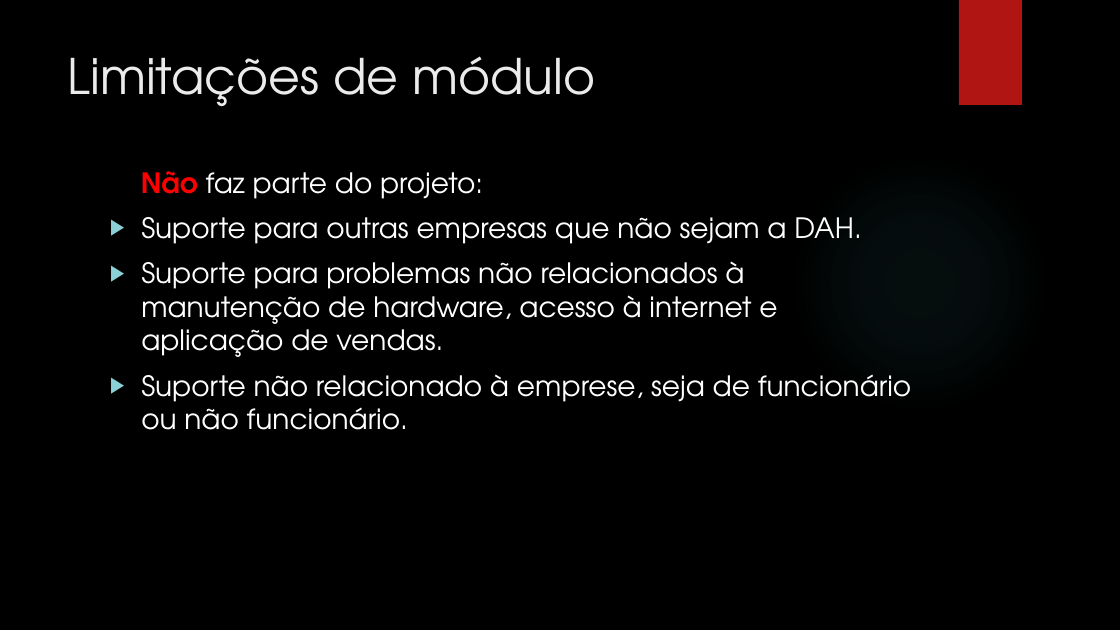
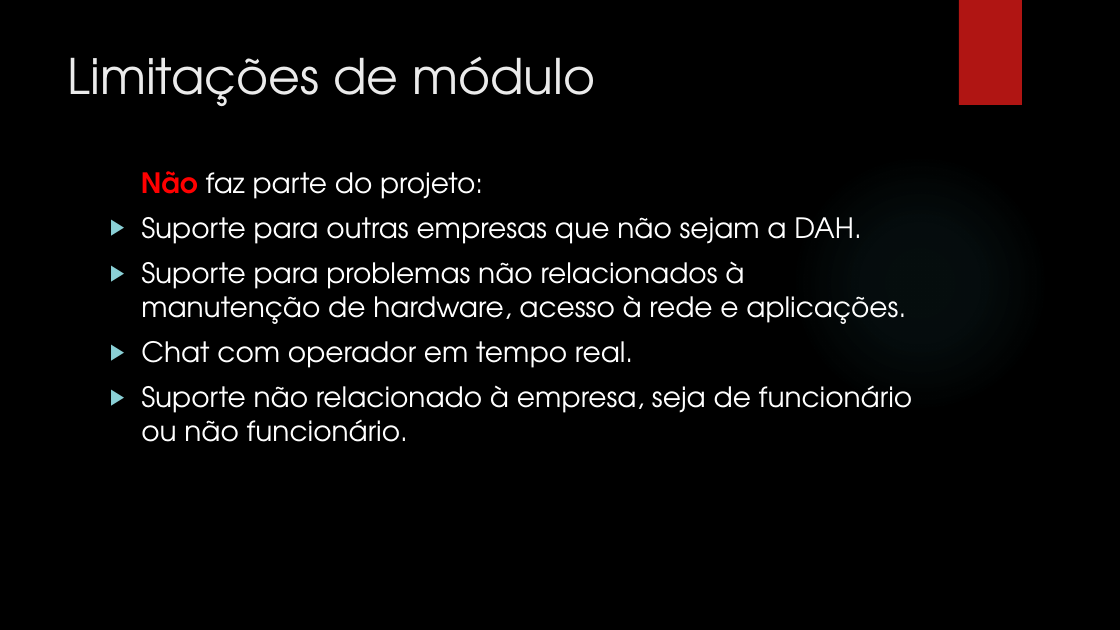
Before and after one commit to ArthurLDS/crescer-2016-2, a slide deck: slide 3 of src/modulo-02-SQLServer/HelpDesk/Trabalho CWI HelpDesk.pptx. Drawn at 1120x630 pixels with LibreOffice and Linux fonts; fonts in the diff are those of the drawing; background and template pictures are left out. Boxes give left, top, right and bottom in pixels: in the first picture for what was removed or moved away, otherwise in the second. Text is boxed around its words. In the diff, an @@ line names an element or a change of style, - is before the commit and + after.

```diff
--- a/src/modulo-02-SQLServer/HelpDesk/Trabalho CWI HelpDesk.pptx
+++ b/src/modulo-02-SQLServer/HelpDesk/Trabalho CWI HelpDesk.pptx
@@ text at (141,261,913,442): text changed @@
-▶ Suporte para problemas não relacionados à manutenção de hardware, acesso à internet e aplicação de vendas.
-▶ Suporte não relacionado à emprese, seja de funcionário ou não funcionário.
+▶ Suporte para problemas não relacionados à manutenção de hardware, acesso à rede e aplicações.
+▶ Chat com operador em tempo real.
+▶ Suporte não relacionado à empresa, seja de funcionário ou não funcionário.
```
Also in this commit, not shown: 5 other slides changed.
